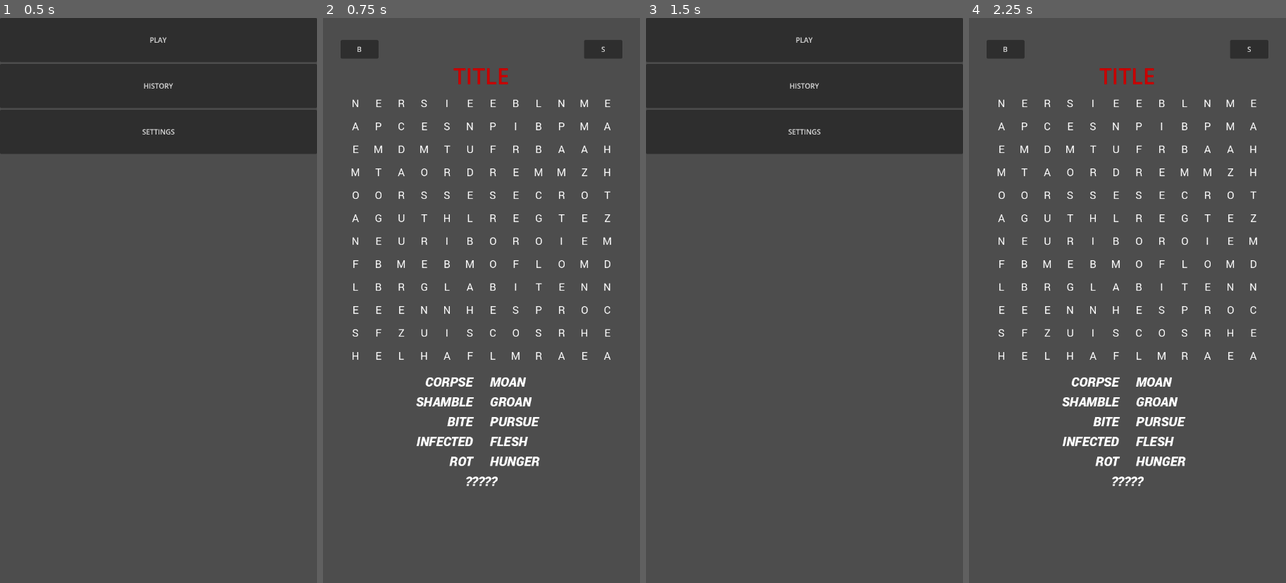
Above: before the commit, frames 1-4 (left to right).
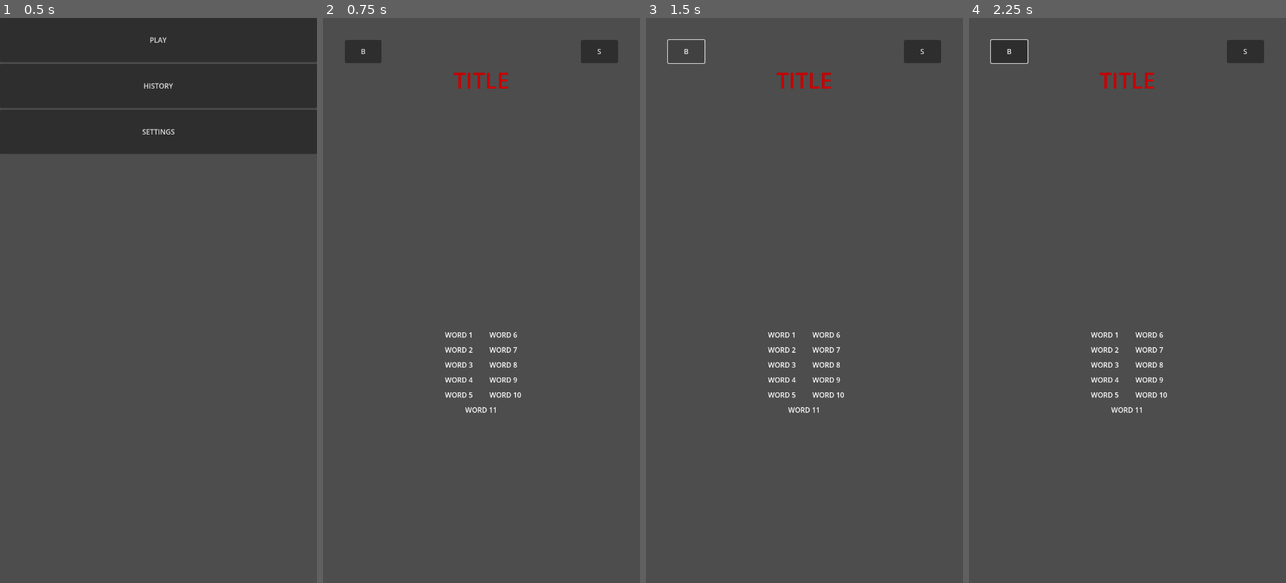
Above: after the commit, the same moments.

Repository: BreadCrowns/dailyWordSearchGodot
Game: Godot game, scene res://scenes/MainMenu.tscn
The game is run twice, just before and just after one commit, with the same random seed, the same clock (stepped at 60 frames per second) and the same inputs.
Inputs (mouse positions are in pixels of both pictures, inside the frame that each line leads up to):
- Up to frame 1 (0.5 s): no input
- Up to frame 2 (0.75 s): click "PLAY" at 0.5 s
- Up to frame 3 (1.5 s): click "B" at 1.25 s
- Up to frame 4 (2.25 s): click (1127, 40) at 2 s, where only the run before the commit has a clickable "PLAY"

Frame 1 is identical in both runs. In frame 2, 4.7% of the frame differs, in the area x 5-95%, y 3-83%; in frame 3, 23%, in the area x 0-100%, y 0-70%; in frame 4, 4.7%.
Error after the commit: Parse Error: Used space character for indentation instead of tab as used before in the file. (res://scripts/PuzzleScreen.gd:113)

Commit message:
Fix position handling for line drawing

Diff:
--- a/dailywordsearch/scripts/PuzzleScreen.gd
+++ b/dailywordsearch/scripts/PuzzleScreen.gd
@@ -111,7 +111,7 @@
 			active_line.begin_cap_mode = Line2D.LINE_CAP_ROUND
 			active_line.end_cap_mode = Line2D.LINE_CAP_ROUND
 			line_layer.add_child(active_line)
-			var start_pos = get_grid_cell_center(drag_start) - line_layer.get_global_position()
+                        var start_pos = get_grid_cell_center(drag_start) - line_layer.global_position
 			active_line.add_point(start_pos)
 			active_line.add_point(start_pos)
 		else:
@@ -123,14 +123,14 @@
 			if is_straight_line(drag_start, drag_end):
 				result = process_selection(drag_start, drag_end)
 			if result:
-				var end_pos = get_grid_cell_center(drag_end) - line_layer.get_global_position()
+                                var end_pos = get_grid_cell_center(drag_end) - line_layer.global_position
 				active_line.set_point_position(1, end_pos)
 			else:
 				line_layer.remove_child(active_line)
 				active_line.queue_free()
 			active_line = null
 	elif (event is InputEventScreenDrag or event is InputEventMouseMotion) and dragging and active_line != null:
-		var current_pos = event.position - line_layer.get_global_position()
+                var current_pos = event.position - line_layer.global_position
 		active_line.set_point_position(1, current_pos)
 
 # Word selection logic
@@ -163,7 +163,7 @@
 
 # Utilities
 func get_grid_cell_from_position(pos: Vector2) -> Vector2i:
-	var grid_pos = grid.get_global_position()
+        var grid_pos = grid.global_position
 	var grid_size = grid.get_size()
 	var cell_size = grid_size / float(GRID_SIZE)
 	var local_pos = pos - grid_pos
@@ -172,12 +172,12 @@
 	return Vector2i(x, y)
 
 func get_grid_cell_center(pos: Vector2i) -> Vector2:
-	var grid_pos = grid.get_global_position()
+        var grid_pos = grid.global_position
 	var cell_size = grid.get_size() / Vector2(GRID_SIZE, GRID_SIZE)
 	return grid_pos + (Vector2(pos) * cell_size) + (cell_size / 2)
 
 func is_point_inside_grid(pos: Vector2) -> bool:
-	var grid_rect = Rect2(grid.get_global_position(), grid.get_size())
+        var grid_rect = Rect2(grid.global_position, grid.get_size())
 	return grid_rect.has_point(pos)
 
 func is_straight_line(start: Vector2i, end: Vector2i) -> bool:
